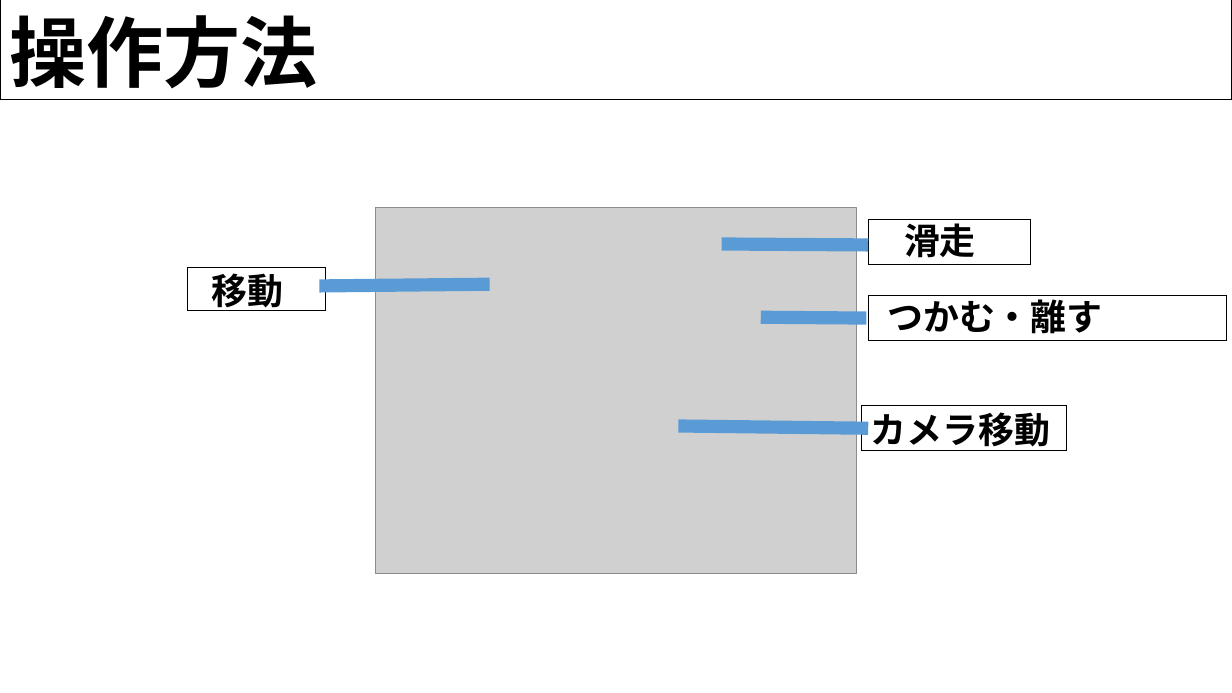
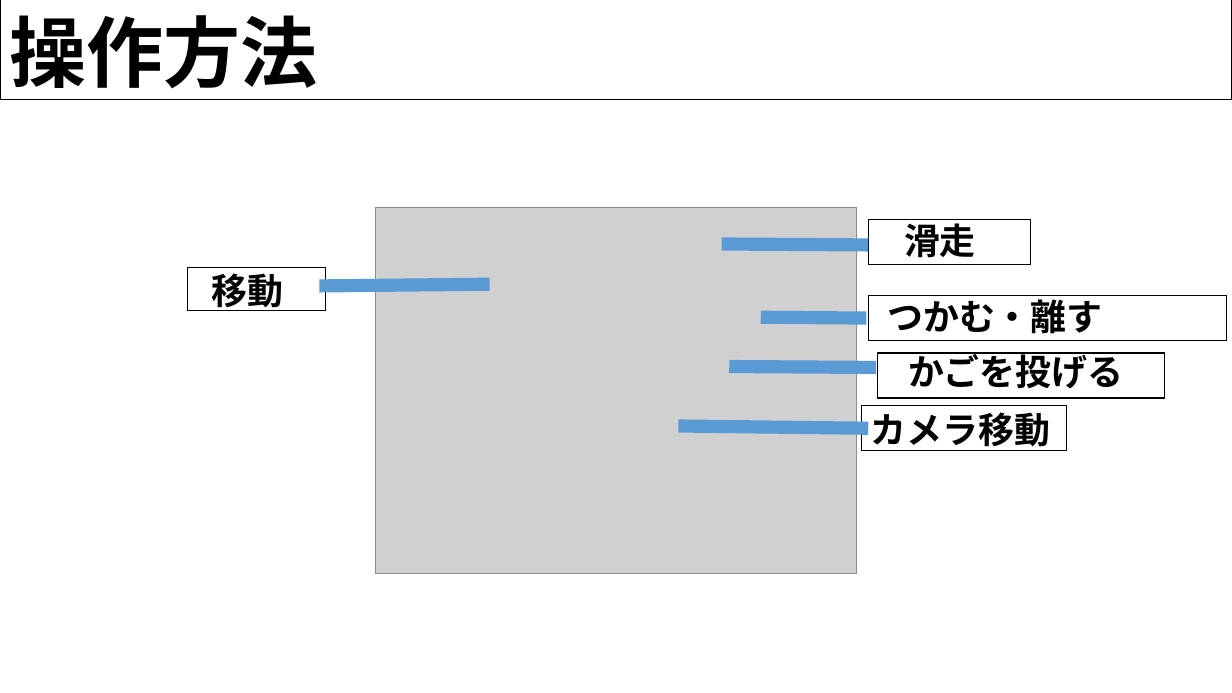
Before and after one commit to H29LatterPeriodTeam07/team07, a slide deck: slide 15 of 後期企画書/ショッピングカート.pptx. Drawn at 1232x693 pixels with LibreOffice and Linux fonts; fonts in the diff are those of the drawing; grey boxes stand for pictures; background and template pictures are left out. Boxes give left, top, right and bottom in pixels: in the first picture for what was removed or moved away, otherwise in the second. Text is boxed around its words. In the diff, an @@ line names an element or a change of style, - is before the commit and + after.

```diff
--- a/後期企画書/ショッピングカート.pptx
+++ b/後期企画書/ショッピングカート.pptx
@@ rectangle added at box(877, 353, 1165, 398), fill #FFFFFF, outline #000000 1 pt @@
@@ text added at box(908, 352, 1123, 389), 28 pt, text #000000, bold @@
+かごを投げる
@@ line added from (729, 367) to (876, 368), #5B9BD5 10.25 pt @@
```
Also in this commit, not shown: 7 other slides changed, 4 other files.
